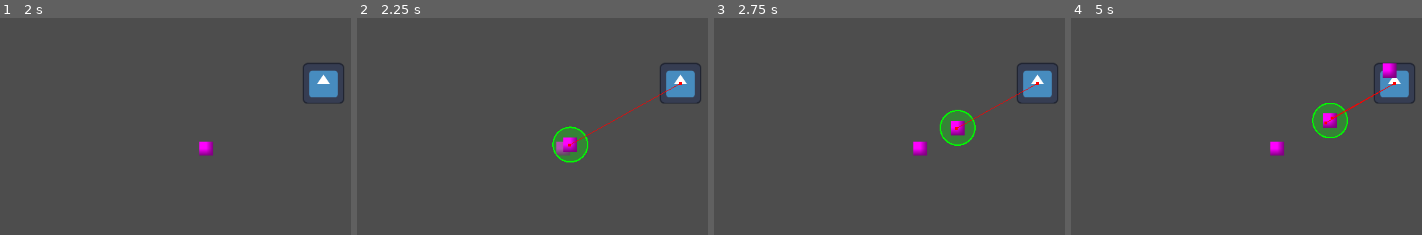
Above: before the commit, frames 1-4 (left to right).
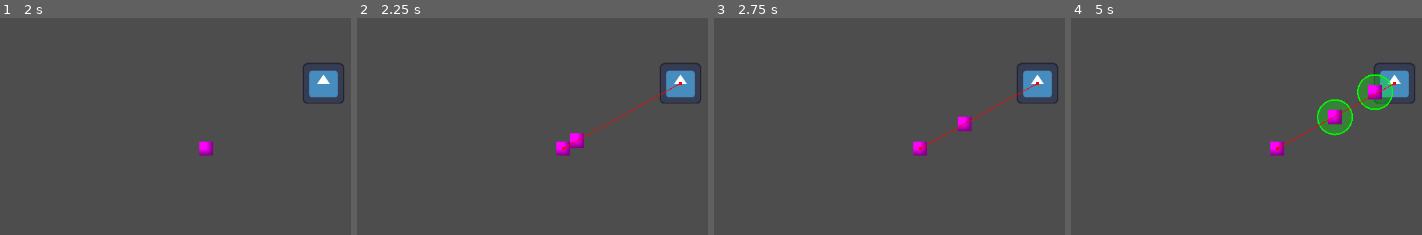
Above: after the commit, the same moments.

Repository: maurice-borys/BathGameJam2025
Game: Godot game, scene res://Will/test_scene.tscn
The game is run twice, just before and just after one commit, with the same random seed, the same clock (stepped at 60 frames per second) and the same inputs. The engine's default icon, where the game draws it, is replaced by a stand-in: a white triangle on a blue panel in a dark square.
Inputs (mouse positions are in pixels of both pictures, inside the frame that each line leads up to):
- Up to frame 1 (2 s): tap Enter at 0.5 s; move the mouse to (outside the picture) at 0.52 s; hold D 0.53-1.25 s; click (outside the picture) at 0.6 s; tap Space at 1.25 s; drag from (87, 159) to (207, 226) at 1.27 s
- Up to frame 2 (2.25 s): move the mouse to (564, 148) at 2.02 s; hold D from 2.03 s (still down); click (564, 148) at 2.1 s
- Up to frame 3 (2.75 s): keep holding D
- Up to frame 4 (5 s): release D at 2.75 s; drag from (1278, 226) to (1078, 70) at 2.77 s; move the mouse to (outside the picture) at 3.52 s; hold A 3.53-4.25 s; click (outside the picture) at 3.6 s; drag from (1285, 143) to (1383, 78) at 4.27 s

Frame 1 is identical in both runs. In frame 2, 1.3% of the frame differs, in the area x 55-92%, y 30-67%; in frame 3, 1.4%; in frame 4, 2.9%, in the area x 58-93%, y 20-61%.

Commit message:
avoidance

Diff:
--- a/jamjourney/Will/grunt.gd
+++ b/jamjourney/Will/grunt.gd
@@ -1,61 +1,30 @@
 extends CharacterBody2D
 
 @export var speed: float = 100.0
-@export var target: Node2D
 @onready var click_area: Area2D = $ClickArea
+
 @onready var nav_agent: NavigationAgent2D = $NavAgent
 @onready var nav_timer: Timer = $NavTimer
+var target: Node2D
 
 var is_selected = false
 
 func _ready():
 	add_to_group("enemies")
-	call_deferred("actor_setup")
-	nav_timer.start()
-
-func actor_setup():
-	await get_tree().physics_frame
-
-	var players = get_tree().get_nodes_in_group("player")
-	if players.size() > 0:
-		target = players[0]
-
-	# Configure NavigationAgent
-	nav_agent.path_desired_distance = 40.0
-	nav_agent.target_desired_distance = 100.0
+	target = get_tree().get_first_node_in_group("player")
 	nav_agent.max_speed = speed
+	nav_agent.target_position = target.global_position
 
 func _physics_process(delta: float) -> void:
-	if not target:
+	if nav_agent.is_navigation_finished():
 		return
 
-	# Calculate distance to target
-	var distance_to_target = global_position.distance_to(target.global_position)
+	# Get the next path position
+	var next_path_position = nav_agent.get_next_path_position()
+	var direction = global_position.direction_to(next_path_position)
 
-	# Get obstacle radius if it exists
-	var obstacle_radius = 0.0
-	for child in target.get_children():
-		if child is NavigationObstacle2D:
-			obstacle_radius = child.radius
-			break
-
-	# Stop if within range (including obstacle radius)
-	var stop_distance = nav_agent.target_desired_distance + obstacle_radius
-	if distance_to_target <= stop_distance:
-		velocity = Vector2.ZERO
-		move_and_slide()
-		return
-
-	# Stop if navigation finished
-	if nav_agent.is_navigation_finished():
-		velocity = Vector2.ZERO
-		move_and_slide()
-		return
-
-	# Calculate movement
-	var next_path_position: Vector2 = nav_agent.get_next_path_position()
-	var new_velocity: Vector2 = global_position.direction_to(next_path_position) * speed
-	nav_agent.set_velocity(new_velocity)
+	# Set desired velocity for avoidance system
+	nav_agent.velocity = direction * speed
 
 func set_selected(selected: bool):
 	is_selected = selected
@@ -67,23 +36,7 @@
 		draw_arc(Vector2.ZERO, 25, 0, TAU, 32, Color(0, 1, 0), 2.0)
 
 func _on_nav_agent_velocity_computed(safe_velocity: Vector2) -> void:
-	if not target:
-		return
-
-	# Check if we're moving toward or away from target
-	var to_target = (target.global_position - global_position).normalized()
-	var velocity_direction = safe_velocity.normalized()
-
-	# Dot product: positive = moving toward, negative = moving away
-	var dot_product = velocity_direction.dot(to_target)
-
-	# Only apply velocity if moving toward target (or stopped)
-	if dot_product > -0.1 or safe_velocity.length() < 1.0:
-		velocity = safe_velocity
-	else:
-		# Moving away from target - stop instead
-		velocity = Vector2.ZERO
-
+	velocity = safe_velocity
 	move_and_slide()
 
 func _on_click_area_input_event(viewport: Node, event: InputEvent, shape_idx: int) -> void:
@@ -94,3 +47,4 @@
 func _on_nav_timer_timeout() -> void:
 	if target:
 		nav_agent.target_position = target.global_position
+	nav_timer.start()
--- a/jamjourney/Will/grunt.tscn
+++ b/jamjourney/Will/grunt.tscn
@@ -27,14 +27,13 @@
 
 [node name="NavAgent" type="NavigationAgent2D" parent="."]
 path_desired_distance = 10.0
+target_desired_distance = 40.0
+navigation_layers = 2
 avoidance_enabled = true
 avoidance_layers = 2
-avoidance_mask = 3
+avoidance_mask = 6
 debug_enabled = true
-
-[node name="NavigationObstacle2D" type="NavigationObstacle2D" parent="."]
-radius = 13.51
-avoidance_layers = 7
+debug_path_custom_line_width = 1.0
 
 [node name="NavTimer" type="Timer" parent="."]
 process_callback = 0
--- /dev/null
+++ b/jamjourney/Will/navigation_server_2d.gd
@@ -0,0 +1,10 @@
+extends Node2D
+
+
+func add_agent():
+	var new_agent_rid: RID = NavigationServer2D.agent_create()
+	var default_2d_map_rid: RID = get_world_2d().get_navigation_map()
+
+	NavigationServer2D.agent_set_map(new_agent_rid, default_2d_map_rid)
+	NavigationServer2D.agent_set_radius(new_agent_rid, 0.5)
+	NavigationServer2D.agent_set_position(new_agent_rid, global_transform.origin)
--- a/jamjourney/Will/test_scene.tscn
+++ b/jamjourney/Will/test_scene.tscn
@@ -20,7 +20,7 @@
 
 [node name="NavigationRegion2D" type="NavigationRegion2D" parent="."]
 navigation_polygon = SubResource("NavigationPolygon_cabux")
-navigation_layers = 3
+navigation_layers = 7
 
 [node name="testPlayer" parent="." instance=ExtResource("4_rhqoi")]
 position = Vector2(687, 246)
Not shown, added: jamjourney/Will/navigation_server_2d.gd.uid
